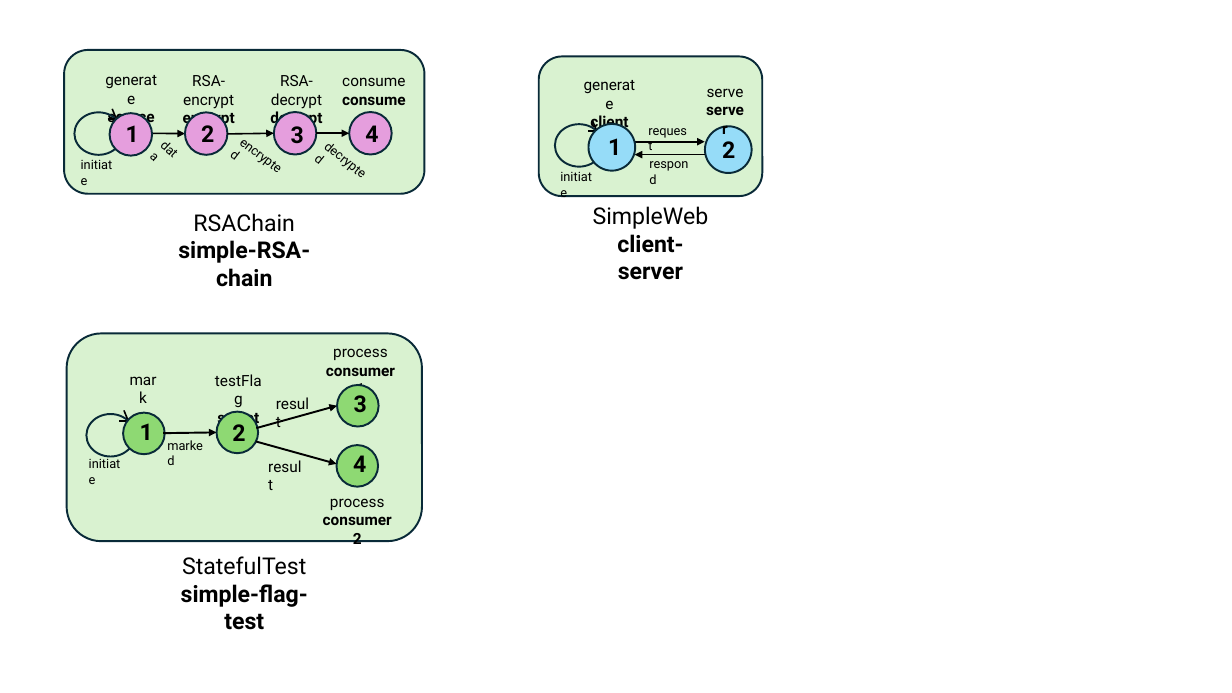
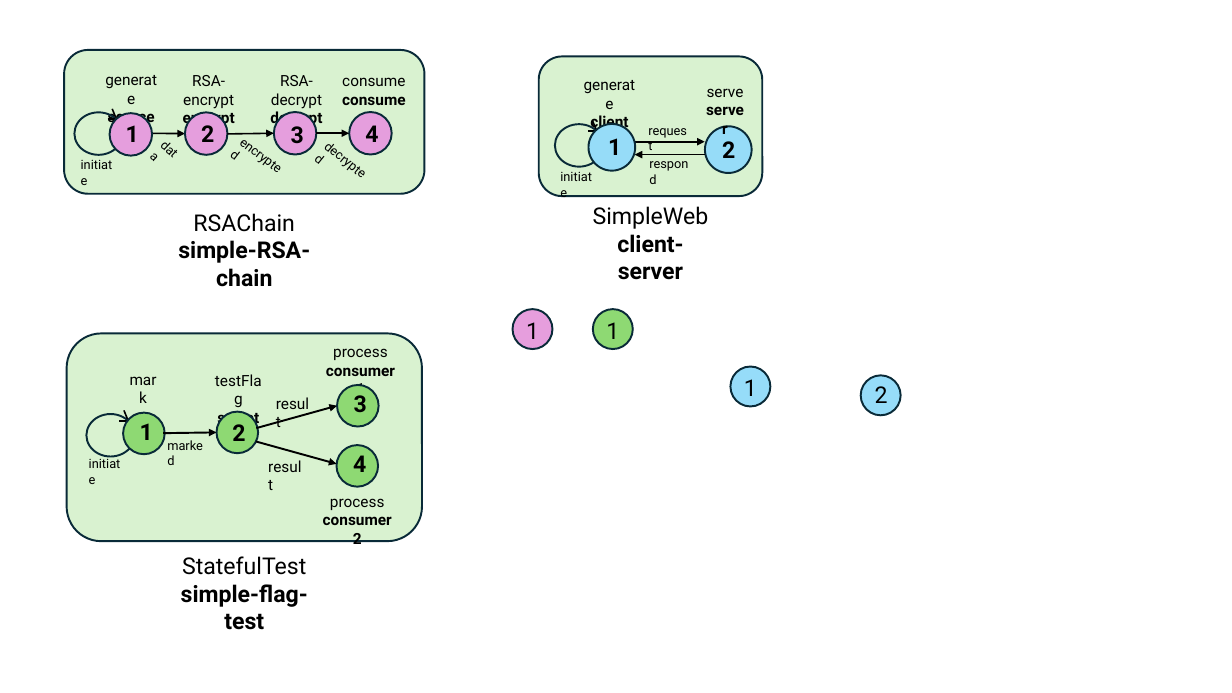
Before and after one commit to ITI/pces, a slide deck: slide 1 of docs/figures/mrnesbits-examples-graphic.pptx. Drawn at 1232x693 pixels with LibreOffice and Linux fonts; fonts in the diff are those of the drawing. Boxes give left, top, right and bottom in pixels: in the first picture for what was removed or moved away, otherwise in the second. Text is boxed around its words. In the diff, an @@ line names an element or a change of style, - is before the commit and + after.

```diff
--- a/docs/figures/mrnesbits-examples-graphic.pptx
+++ b/docs/figures/mrnesbits-examples-graphic.pptx
@@ ellipse added at (x1=513, y1=310, x2=553, y2=349), fill #E69EDD, outline #092A39 1.5 pt @@
@@ text added at (x1=526, y1=322, x2=539, y2=339), 18 pt, text #000000 @@
+1
@@ ellipse added at (x1=593, y1=310, x2=633, y2=349), fill #8ED973, outline #092A39 1.5 pt @@
@@ text added at (x1=606, y1=322, x2=619, y2=339), 18 pt, text #000000 @@
+1
@@ ellipse added at (x1=731, y1=367, x2=771, y2=407), fill #96DCF9, outline #092A39 1.5 pt @@
@@ text added at (x1=744, y1=379, x2=757, y2=396), 18 pt, text #000000 @@
+1
@@ ellipse added at (x1=861, y1=375, x2=901, y2=415), fill #96DCF9, outline #092A39 1.5 pt @@
@@ text added at (x1=875, y1=386, x2=888, y2=403), 18 pt, text #000000 @@
+2
```
Also in this commit, not shown: 1 slide added, 2 other files.
